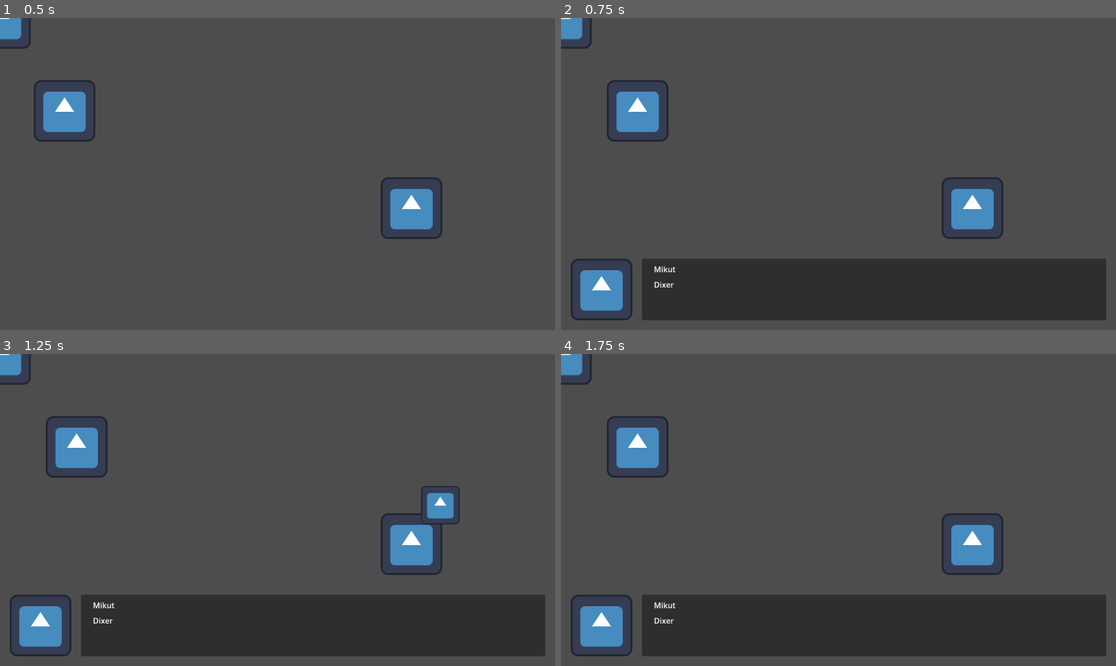
Above: before the commit, frames 1-4 (two rows, left to right).
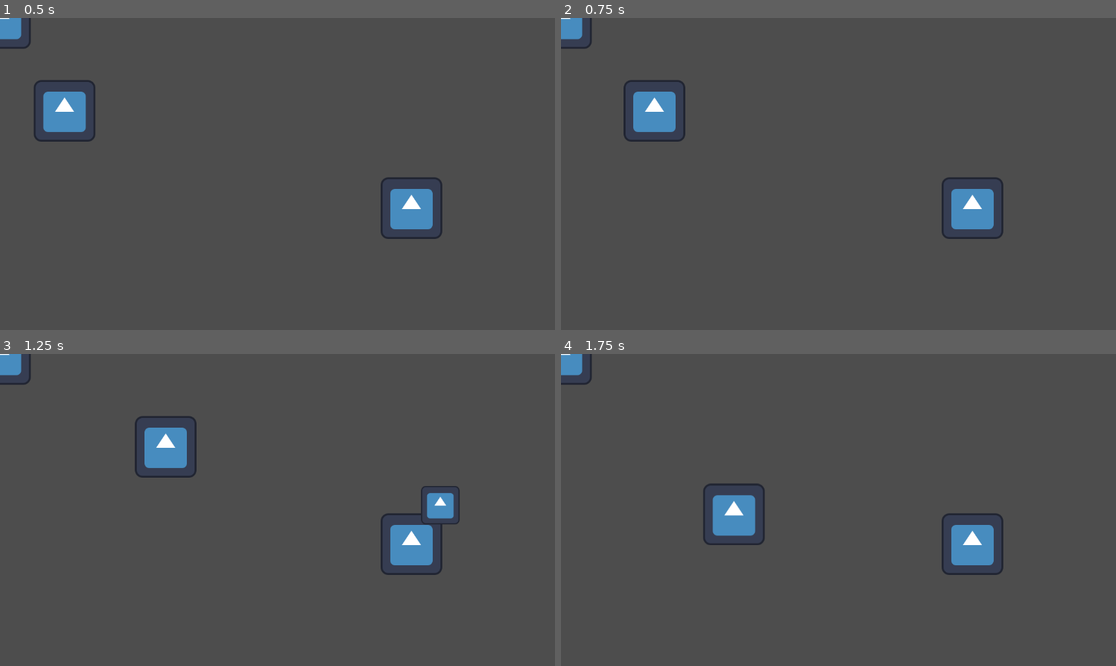
Above: after the commit, the same moments.

Repository: Frajerskie-Game-Studio/Shadow-Delivery
Game: Godot game, scene res://Scenes/World.tscn
Same seed, same stepped clock (60 frames per second), same inputs: the game is played once before the commit and once after it. The engine's default icon, where the game draws it, is replaced by a stand-in: a white triangle on a blue panel in a dark square.
Inputs (mouse positions are in pixels of both pictures, inside the frame that each line leads up to):
- Up to frame 1 (0.5 s): no input
- Up to frame 2 (0.75 s): tap Enter at 0.5 s; move the mouse to (971, 208) at 0.52 s; hold D (move_right) from 0.53 s (still down); click (971, 208) at 0.6 s
- Up to frame 3 (1.25 s): keep holding D (move_right)
- Up to frame 4 (1.75 s): move the mouse to (727, 525) at 1.27 s; release D (move_right) at 1.28 s; hold S (move_down) from 1.28 s (still down); tap Shift (run) at 1.35 s

Frame 1 is identical in both runs. In frame 2, 19% of the frame differs, in the area x 1-99%, y 19-97%; in frame 3, 20%; in frame 4, 20%.
Error after the commit: Parse Error: Class "Player" hides a global script class. (res://Scripts/Actors/Player.gd:1)

Commit message:
Add inheritance to characters

Diff:
--- a/Data/lucjan_data.json
+++ b/Data/lucjan_data.json
@@ -1,14 +1,31 @@
 {
 	"name": "Lucjan",
 	"texture": "",
-	"hp": 100,
+	"hp": 85,
 	"max_hp": 100,
 	"skills": {
-		"Getting ready": ["Lucjan waits to build up power, to attack 1.5x stronger", 0, 0, 15]
+		"Getting ready": [
+			"Lucjan waits to build up power, to attack 1.5x stronger",
+			0,
+			0,
+			15
+		]
 	},
-		"equipment": {
-		"Mele_weapon":  ["", "", 0],
-		"Range_weapon": ["", "", 0],
-		"Armor": ["", "", 0]
+	"equipment": {
+		"Mele_weapon": [
+			"",
+			"",
+			0
+		],
+		"Range_weapon": [
+			"",
+			"",
+			0
+		],
+		"Armor": [
+			"Courier uniform",
+			"Average factory outfit for couriers",
+			15
+		]
 	}
 }
--- a/Data/mikut_data.json
+++ b/Data/mikut_data.json
@@ -1,7 +1,7 @@
 {
 	"name": "Mikut",
 	"texture": "",
-	"hp": 100,
+	"hp": 120,
 	"max_hp": 100,
 	"skills": {
 
--- a/Data/party_data.json
+++ b/Data/party_data.json
@@ -1,14 +1,21 @@
 {
+	"equipment": {
+		"Dixer_uniform": [
+			"Average factory outfit for couriers",
+			"Armor",
+			15
+		]
+	},
+	"items": {
+		"magnesium_grenade": [
+			"Simple magnesium conentrate, highly explosive",
+			15,
+			0,
+			1
+		]
+	},
 	"teammates": [
 		"./Data/mikut_data.json",
 		"./Data/lucjan_data.json"
-	],
-	"items": {
-		"red_brew": ["Very weak healing potion", 0, 20, 1],
-		"magnesium_grenade": ["Simple magnesium conentrate, highly explosive", 15, 0, 2]
-	},
-	"equipment": {
-		"Courier_uniform": ["Average factory outfit for couriers", "Armor", 15],
-		"Dixer_uniform": ["Average factory outfit for couriers", "Armor", 15]
-	}
+	]
 }
--- /dev/null
+++ b/scripts/Actors/Character.gd
@@ -0,0 +1,24 @@
+class_name Character extends Node2D
+
+
+var Name
+var Hp
+var MaxHp
+var Skills
+var Equipment
+
+
+func load_data():
+	pass
+
+
+func save_data():
+	pass
+
+
+func _ready():
+	load_data()
+
+
+func _process(delta):
+	pass
--- a/scripts/Actors/Lucjan.gd
+++ b/scripts/Actors/Lucjan.gd
@@ -1,13 +1,15 @@
-extends Node2D
+class_name Lucjan extends Character
 
-var Name
-var Hp
-var Skills
-var MaxHp
-var Equipment
+
+var character_file_path
+
+
+func _init():
+	character_file_path = "res://Data/lucjan_data.json"
+
 
 func saveData():
-	var file = FileAccess.open("res://Data/lucjan_data.json", FileAccess.WRITE)
+	var file = FileAccess.open(character_file_path, FileAccess.WRITE)
 	var temp_data = {
 		"name": Name,
 		"texture": "",
@@ -19,8 +21,9 @@
 	file.store_string(JSON.stringify(temp_data, "\t", false))
 	file.close()
 
+
 func load_data():
-	var text = FileAccess.get_file_as_string("res://Data/lucjan_data.json")
+	var text = FileAccess.get_file_as_string(character_file_path)
 	var temp_data = JSON.parse_string(text)
 	Name = temp_data["name"]
 	Hp = temp_data["hp"]
@@ -28,8 +31,10 @@
 	Skills = temp_data["skills"]
 	Equipment = temp_data["equipment"]
 
+
 func _ready():
 	load_data()
+
 
 func use_item(item):
 	if item[1] != 0:
@@ -38,24 +43,32 @@
 		Hp += item[2]
 	saveData()
 
+
 func get_entity_name():
 	return Name
+
 
 func get_skills():
 	return Skills
 
+
 func get_hp():
 	return Hp
+
 
 func get_max_hp():
 	return MaxHp
 
+
 func get_eq():
 	return Equipment
+
+
 
 func set_eq(eq):
 	Equipment = eq
 	saveData()
 
+
 func _process(delta):
 	pass
--- a/scripts/Actors/Player.gd
+++ b/scripts/Actors/Player.gd
@@ -1,32 +1,9 @@
-extends Node2D
+class_name Player extends Lucjan
 
-var Name
-var Hp
-var MaxHp
-var Skills
-var Equipment
 
-func saveData():
-	var file = FileAccess.open("res://Data/mikut_data.json", FileAccess.WRITE)
-	var temp_data = {
-		"name": Name,
-		"texture": "",
-		"hp": Hp,
-		"max_hp": MaxHp,
-		"skills": Skills,
-		"equipment": Equipment
-	}
-	file.store_string(JSON.stringify(temp_data, "\t", false))
-	file.close()
+func _init():
+	character_file_path = "res://Data/mikut_data.json"
 
-func load_data():
-	var text = FileAccess.get_file_as_string("res://Data/mikut_data.json")
-	var temp_data = JSON.parse_string(text)
-	Name = temp_data["name"]
-	Hp = temp_data["hp"]
-	MaxHp = temp_data["hp"]
-	Skills = temp_data["skills"]
-	Equipment = temp_data["equipment"]
 
 func _ready():
 	load_data()
@@ -37,21 +14,6 @@
 	elif item[2] != 0:
 		Hp += int(item[2])
 	saveData()
-
-func get_entity_name():
-	return Name
-
-func get_skills():
-	return Skills
-
-func get_hp():
-	return Hp
-
-func get_max_hp():
-	return MaxHp
-
-func get_eq():
-	return Equipment
 
 func set_eq(eq):
 	Equipment = eq
--- a/scripts/Menu_Hud.gd
+++ b/scripts/Menu_Hud.gd
@@ -51,6 +51,7 @@
 func _ready():
 	var text = FileAccess.get_file_as_string("res://Data/party_data.json")
 	var temp_data = JSON.parse_string(text)
+
 	Items = temp_data["items"]
 	Teammates = temp_data["teammates"]
 	PartyEq = temp_data["equipment"]
Not shown, added: Scenes/Wor4892.tmp
